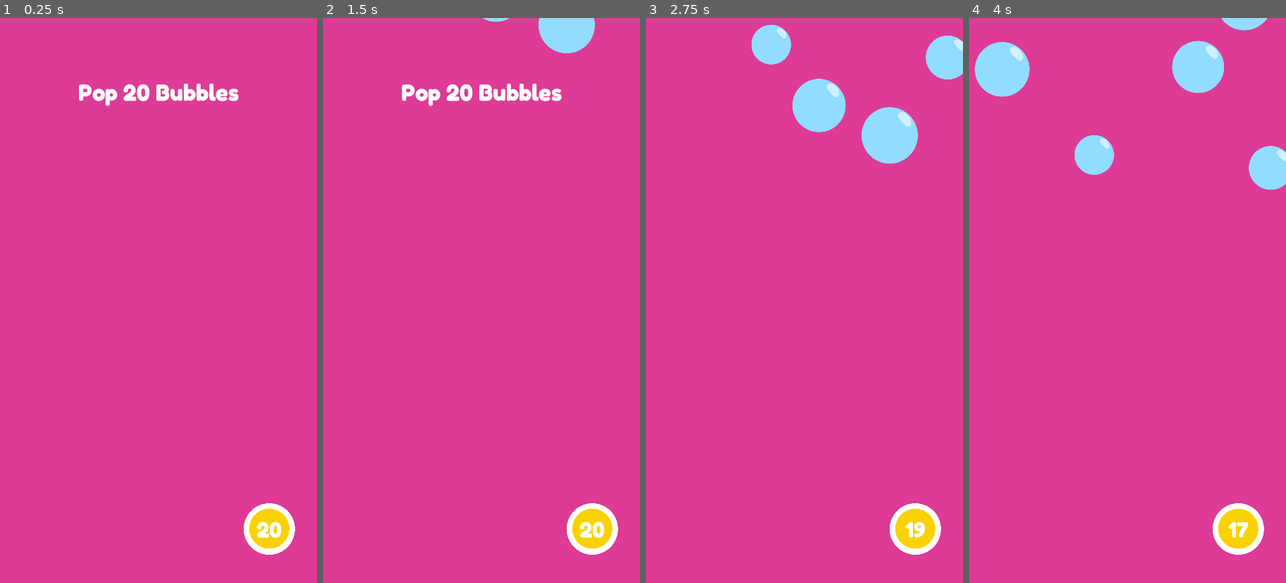
Above: before the commit, frames 1-4 (left to right).
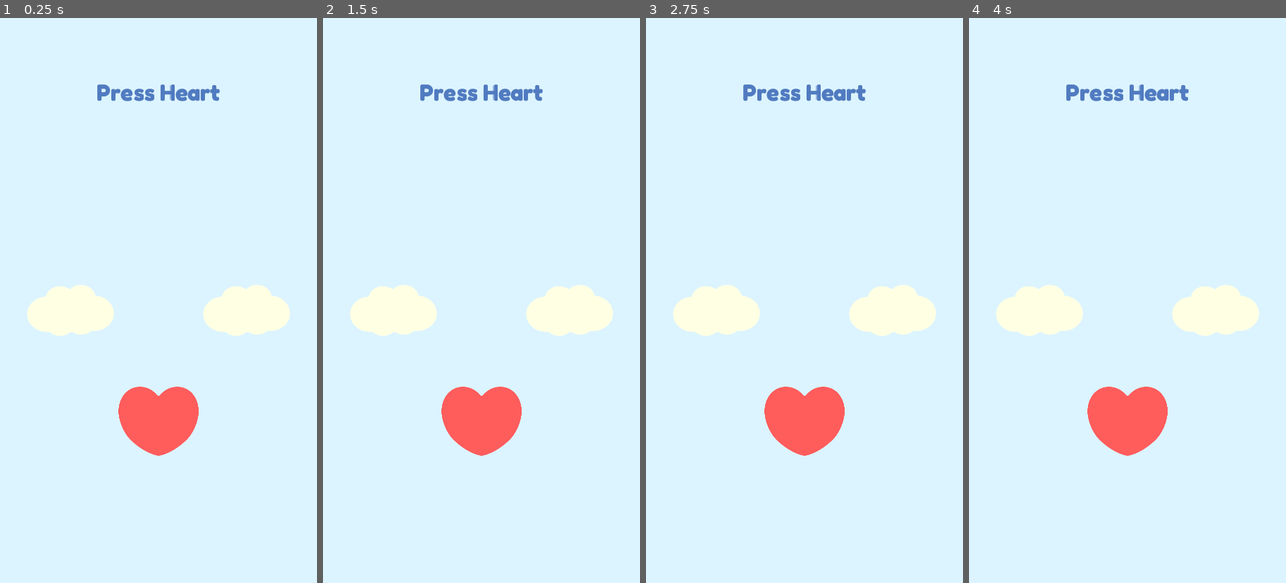
Above: after the commit, the same moments.

Repository: tillioss/Godot-Strategies-V1
Game: Godot game, scene res://MLBasedActivitySelection.tscn
The game is run twice, just before and just after one commit, with the same random seed, the same clock (stepped at 60 frames per second) and the same inputs. Before the commit the project starts from res://IDEStrategyDecisonDateBased.tscn.
Inputs (mouse positions are in pixels of both pictures, inside the frame that each line leads up to):
- Up to frame 1 (0.25 s): no input
- Up to frame 2 (1.5 s): tap Enter at 0.5 s; move the mouse to (551, 272) at 0.52 s; click (551, 272) at 0.67 s; move the mouse to (418, 328) at 1.27 s; click (418, 328) at 1.42 s
- Up to frame 3 (2.75 s): move the mouse to (715, 40) at 2.02 s; click (715, 40) at 2.17 s
- Up to frame 4 (4 s): move the mouse to (1143, 102) at 2.77 s; click (1143, 102) at 2.92 s; move the mouse to (1213, 204) at 3.52 s; click (1213, 204) at 3.67 s

The runs differ from the first frame. In frame 1, 100% of the frame differs, in the area x 0-100%, y 0-100%; in frame 2, 100%; in frame 3, 100%; in frame 4, 100%.

Commit message:
URL based activity displaying system

Diff:
--- /dev/null
+++ b/MLBasedActivitySelection.gd
@@ -0,0 +1,63 @@
+extends Node2D
+
+var AllScenesList
+export(PackedScene) var BubblePopActivity
+export(PackedScene) var ColoringActivity
+export(PackedScene) var SelfHugActivity
+export(PackedScene) var RainbowActivity
+export(PackedScene) var WaterDrinkingActivity
+export(PackedScene) var YogaActivity
+
+# Called when the node enters the scene tree for the first time.
+func _ready():
+	PopulateScenesList()
+	SetSceneBasedOnURLorRandom()
+
+func SetSceneBasedOnURLorRandom():
+	var chosenActivity = GetActivityName()
+	match chosenActivity:
+		"BubblePopActivity":
+			get_tree().change_scene_to(BubblePopActivity)
+		"YogaActivity":
+			get_tree().change_scene_to(YogaActivity)
+		"ColoringActivity":
+			get_tree().change_scene_to(ColoringActivity)
+		"RainbowActivity":
+			get_tree().change_scene_to(RainbowActivity)
+		"SelfHugActivity":
+			get_tree().change_scene_to(SelfHugActivity)
+		"WaterDrinkingActivity":
+			get_tree().change_scene_to(WaterDrinkingActivity)
+		_:
+			#Default Date based scene triggering
+			get_tree().change_scene_to(GetDateBasedActivityName())
+			#Default Random scene triggering
+			#get_tree().change_scene_to(GetRandomActivityName())
+
+func PopulateScenesList():
+	AllScenesList = [YogaActivity, BubblePopActivity,
+	RainbowActivity, WaterDrinkingActivity,
+	ColoringActivity, SelfHugActivity]
+	print_debug(AllScenesList)
+
+func GetActivityName():
+	var activityName = ""
+	if OS.has_feature('JavaScript'):
+		 activityName = JavaScript.eval("""
+			var url_string = window.location.href;
+			var url = new URL(url_string);
+			url.searchParams.get("activity");
+			""")
+	#print_debug(activityName);
+	return activityName
+
+func GetRandomActivityName():
+	var rng = RandomNumberGenerator.new()
+	rng.randomize()
+	return AllScenesList[rng.randi_range(0, AllScenesList.size()-1)]
+
+func GetDateBasedActivityName():
+	var time = Time.get_date_dict_from_system(false)
+	var date = time["day"]
+	var dateCode = date % AllScenesList.size()
+	return AllScenesList[dateCode]
--- /dev/null
+++ b/MLBasedActivitySelection.tscn
@@ -0,0 +1,18 @@
+[gd_scene load_steps=8 format=2]
+
+[ext_resource path="res://MLBasedActivitySelection.gd" type="Script" id=1]
+[ext_resource path="res://WaterDrinkingActivity/WaterActivity.tscn" type="PackedScene" id=2]
+[ext_resource path="res://Coloring Activity/ColoringActivity.tscn" type="PackedScene" id=3]
+[ext_resource path="res://Hug Activity/HugActivity.tscn" type="PackedScene" id=4]
+[ext_resource path="res://RainbowActivity/RainbowBreathingActivity.tscn" type="PackedScene" id=5]
+[ext_resource path="res://YogaActivity/YogaActivity.tscn" type="PackedScene" id=6]
+[ext_resource path="res://BubblePop/BubblePopActivity.tscn" type="PackedScene" id=7]
+
+[node name="URLBasedDecisionMaker" type="Node2D"]
+script = ExtResource( 1 )
+BubblePopActivity = ExtResource( 7 )
+ColoringActivity = ExtResource( 3 )
+SelfHugActivity = ExtResource( 4 )
+RainbowActivity = ExtResource( 5 )
+WaterDrinkingActivity = ExtResource( 2 )
+YogaActivity = ExtResource( 6 )
--- a/project.godot
+++ b/project.godot
@@ -11,7 +11,7 @@
 [application]
 
 config/name="Strategies"
-run/main_scene="res://IDEStrategyDecisonDateBased.tscn"
+run/main_scene="res://MLBasedActivitySelection.tscn"
 config/icon="res://icon.png"
 
 [display]
Not shown, changed: export_presets.cfg
